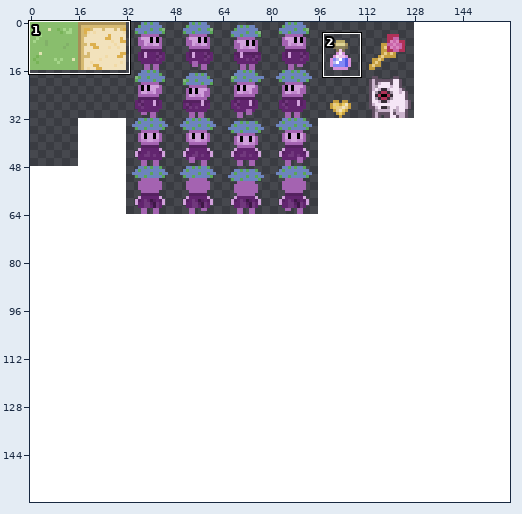
Sprite sheet, stored at ZeldaClone/res/spritesheet.png. The first picture is a wide view before the edit; the outline marks the close-up.
Close-up. Before the commit:
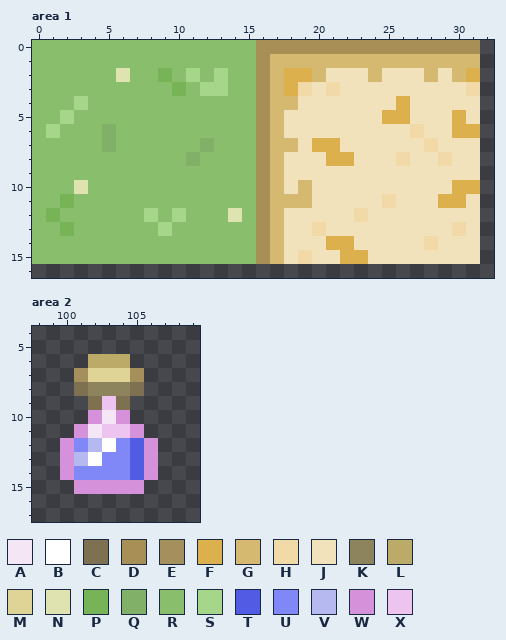
The file is 160x160 pixels. Pixels under 10% opacity are left out. Colours within 5 levels of each other are drawn and written as one. Shown: area 1: x 0..32, y 0..16; area 2: x 98..109, y 4..17. The commit also changed other parts of the picture, which this record leaves out.
Palette (. is transparent): A #f5e6f6  B #ffffff  C #7e7151  D #a78f56  E #a48f5d  F #ddb04e  G #d6b971  H #f1daa7  J #f2e2bc  K #8d835c  L #bcab68  M #dfd496  N #dfe3b0  P #77b357  Q #81b068  R #89be6d  S #a5d68a  T #515be3  U #8088f7  V #b5b9ef  W #d592da  X #edc4f0
New version:
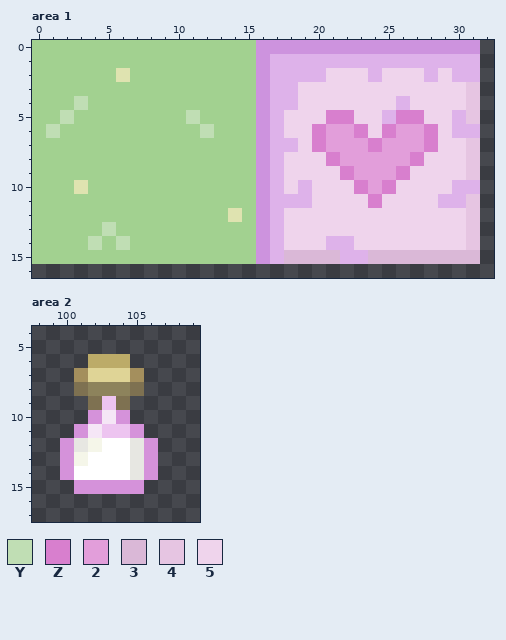
Colours new in this view: Y #c0deb4  Z #d87fce  2 #e29eda  3 #dab8d7  4 #e6c5e2  5 #efd4ec
Edits made:
colour D: #a78f56 -> #cd93de
colour G: #d6b971 -> #deb2ea
colour R: #89be6d -> #a2d190
colour T: #515be3 -> #e7e7e2
colour V: #b5b9ef -> #f5f6e9
Area 1:
y 2: x 9 P -> R; x 11 S -> R; x 13 S -> R; x 18..19 FF -> GG; x 21..23 JJJ -> 555; x 25..27 JJJ -> 555; x 29 J -> 5; x 31 F -> G
y 3: x 10 P -> R; x 12..13 SS -> RR; x 18..31 FHJHJJJJJJJJJH -> G5555555555554
y 4: x 3 S -> Y; x 19..31 JJJJJJJFJJJJJ -> 5555555G55554
y 5: x 2 S -> Y; x 11 R -> Y; x 18..31 JJJJJJJFFJJJFJ -> 555ZZ55GZZ55G4
y 6: x 1 S -> Y; x 5 Q -> R; x 12 R -> Y; x 18..31 JJJJJJJJJHJJFF -> 55Z22Z5Z22Z5GG
y 7: x 5 Q -> R; x 12 Q -> R; x 19..31 JFFJJJJJJHJJJ -> 5Z222Z222Z554
y 8: x 11 Q -> R; x 18..31 JJJFFJJJHJJHJJ -> 555Z22222Z5554
y 9: x 18..31 JJJJJJJJJJJJJJ -> 5555Z222Z55554
y 10: x 18 J -> 5; x 20..31 JJJJJJJJJJFF -> 555Z2Z5555GG
y 11: x 2 P -> R; x 20..31 JJJJJHJJJFFJ -> 5555Z5555GG4
y 12: x 1 P -> R; x 8 S -> R; x 10 S -> R; x 18..31 JJJJJHJJJJJJJJ -> 55555555555554
y 13: x 2 P -> R; x 5 R -> Y; x 9 S -> R; x 18..31 JJHJJJJJJJJJHJ -> 55555555555554
y 14: x 4 R -> Y; x 6 R -> Y; x 18..31 JJJFFJJJJJHJJJ -> 555GG555555554
y 15: x 18..31 JHJJFFJJJJJJJJ -> 3333GG33333333
Area 2:
y 12: x 101 U -> T; x 104 U -> B
y 13: x 103..104 UU -> BB
y 14: x 101..104 UUUU -> BBBB
Changed places in both close-ups, as pixel boxes (x1, y1, x2, y2):
changed: (32, 40, 480, 264)
changed: (74, 438, 144, 480)
